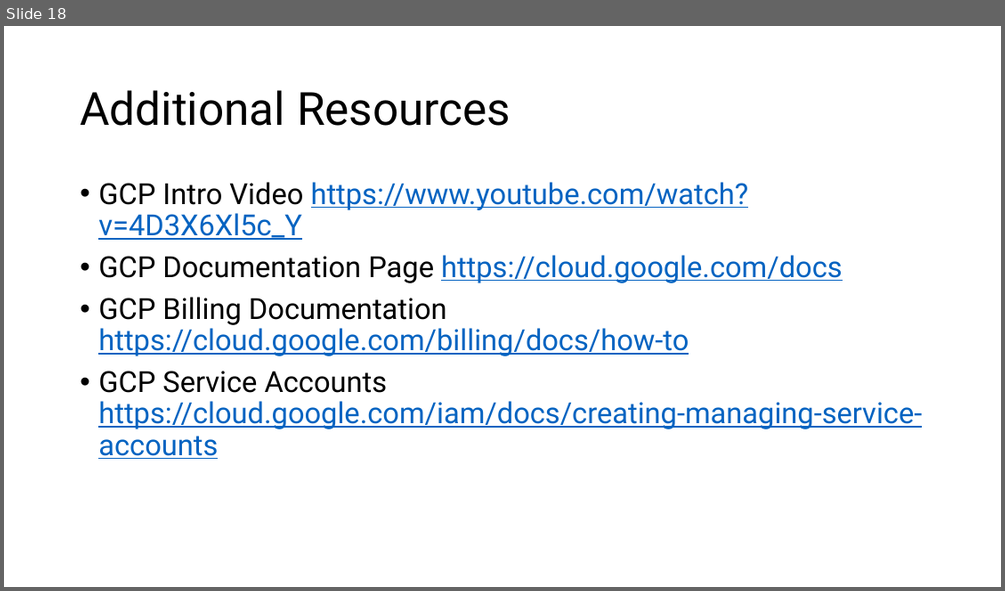
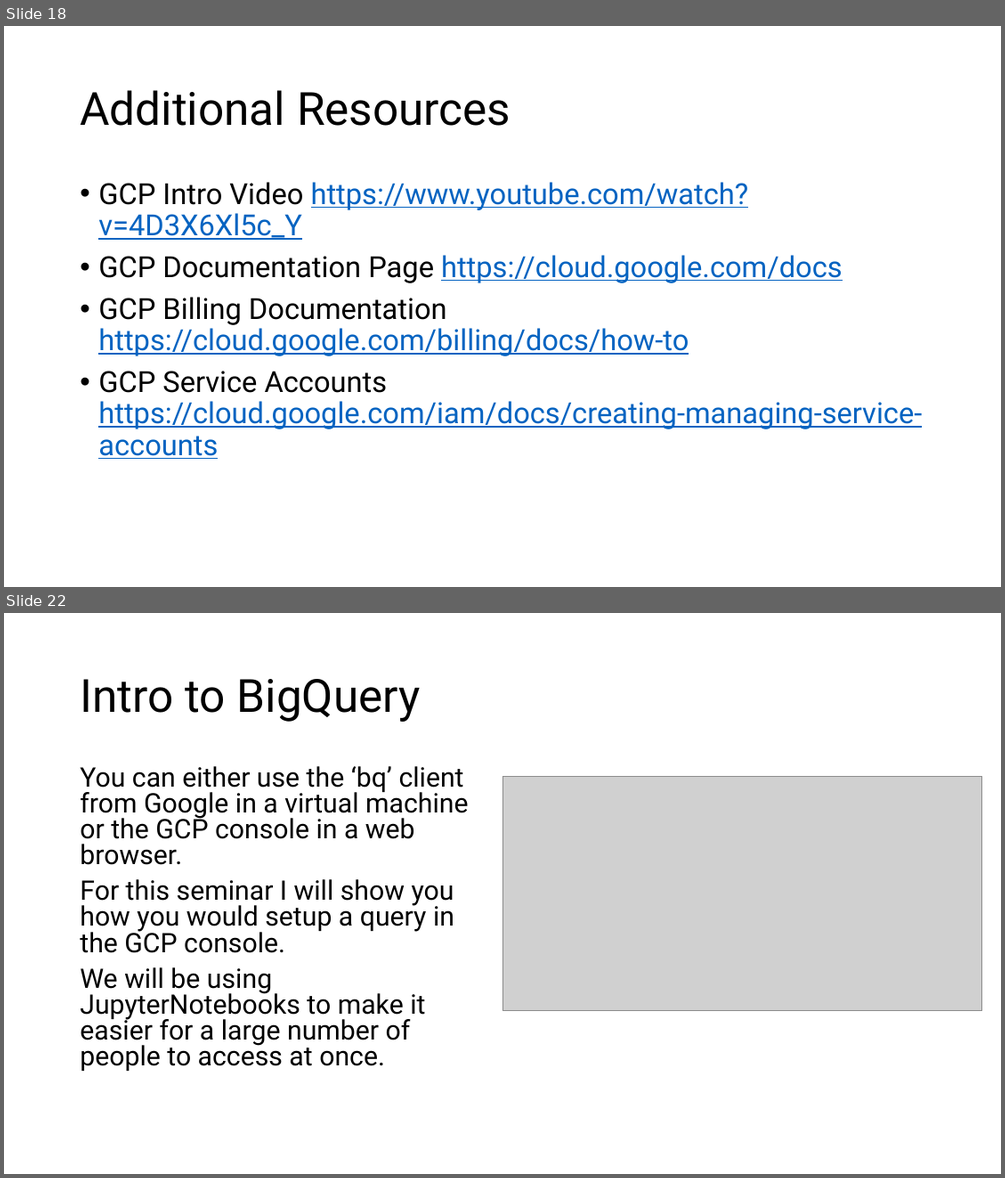
Before and after one commit to ncbi/ASHG-Workshop-2021, a slide deck: ASHG_1.pptx. Shown one above the other, each under a label of ours: slide 18 before the commit, slides 18 and 22 after it; the slides between them are not shown. The pictures are 1005x591 and 1005x1178 pixels, drawn with LibreOffice and Linux fonts; fonts in the diff are those of the drawing; grey boxes stand for pictures; background and template pictures are left out. Boxes give left, top, right and bottom in pixels: in the first picture for what was removed or moved away, otherwise in the second. Text is boxed around its words. In the diff, an @@ line names an element or a change of style, - is before the commit and + after.

```diff
--- a/ASHG_1.pptx
+++ b/ASHG_1.pptx
@@ slide 22 added at <box>4,613,1001,1174</box>, background picture (left out) @@
@@ title added at <box>80,679,421,722</box>, 44 pt, text #000000 @@
+Intro to BigQuery
@@ text added at <box>80,766,468,1070</box>, 25.9 pt, text #000000 @@
+You can either use the ‘bq’ client from Google in a virtual machine or the GCP console in a web browser.
+For this seminar I will show you how you would setup a query in the GCP console.
+We will be using JupyterNotebooks to make it easier for a large number of people to access at once.
@@ picture added at <box>502,776,982,1011</box> @@
```
Also in this commit, not shown: 20 other slides added.
